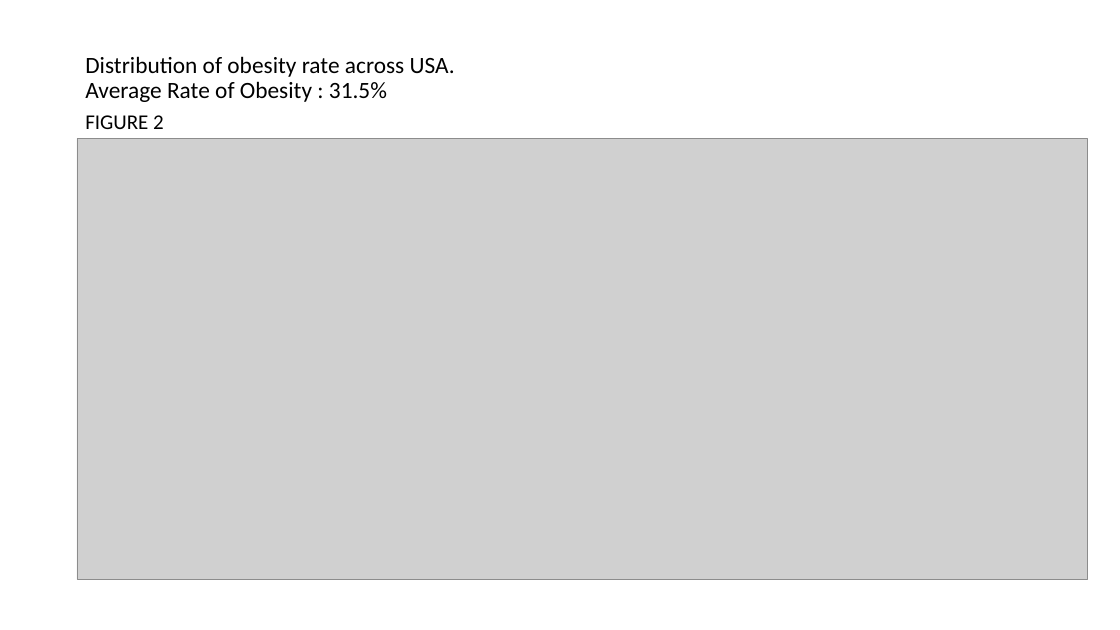
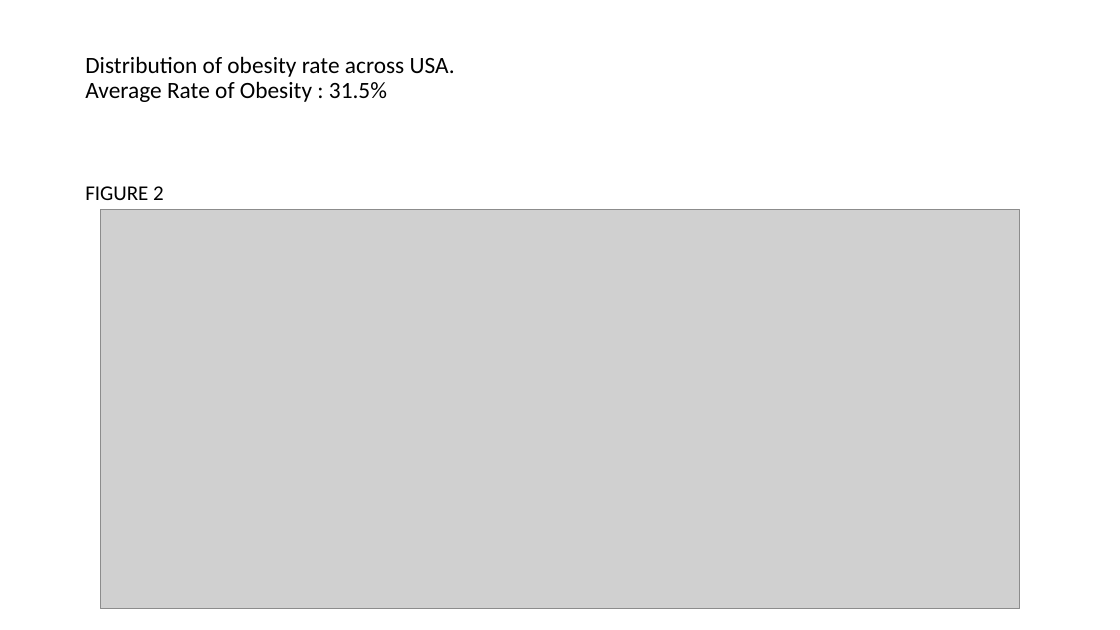
Before and after one commit to rajeshnair1984/Project_Obesity, a slide deck: slide 9 of O3_presentation.pptx. Drawn at 1120x630 pixels with LibreOffice and Linux fonts; fonts in the diff are those of the drawing; grey boxes stand for pictures. Boxes give left, top, right and bottom in pixels: in the first picture for what was removed or moved away, otherwise in the second. Text is boxed around its words. In the diff, an @@ line names an element or a change of style, - is before the commit and + after.

```diff
--- a/O3_presentation.pptx
+++ b/O3_presentation.pptx
@@ text "FIGURE 2": place and size @@
-text "FIGURE 2" at (85, 115, 164, 129)
+text "FIGURE 2" at (85, 186, 164, 200)
@@ picture: place and size @@
-picture at (77, 139, 1088, 580)
+picture at (100, 209, 1020, 609)
```
Also in this commit, not shown: 1 other slide changed, 4 other files.
